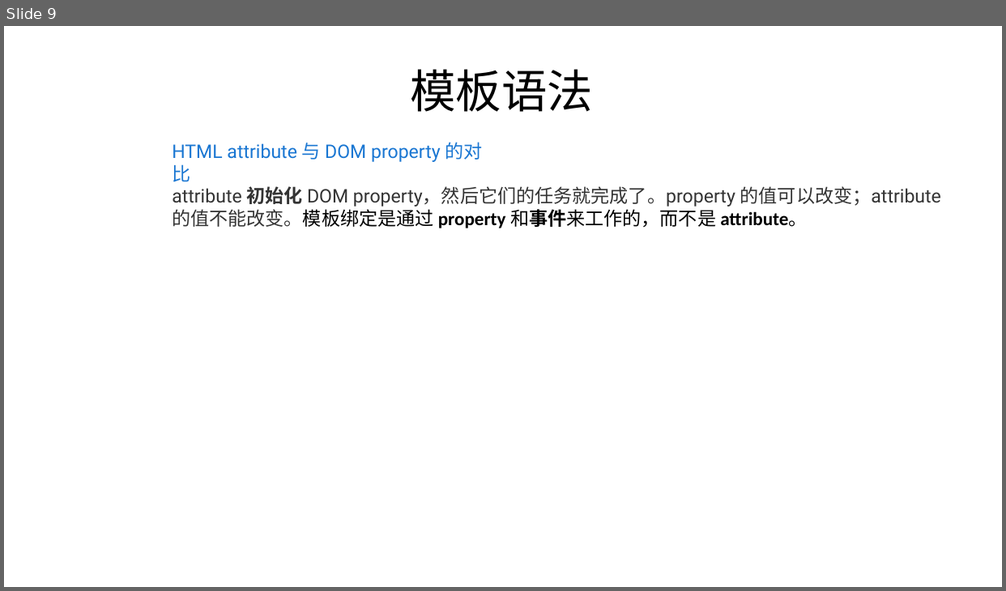
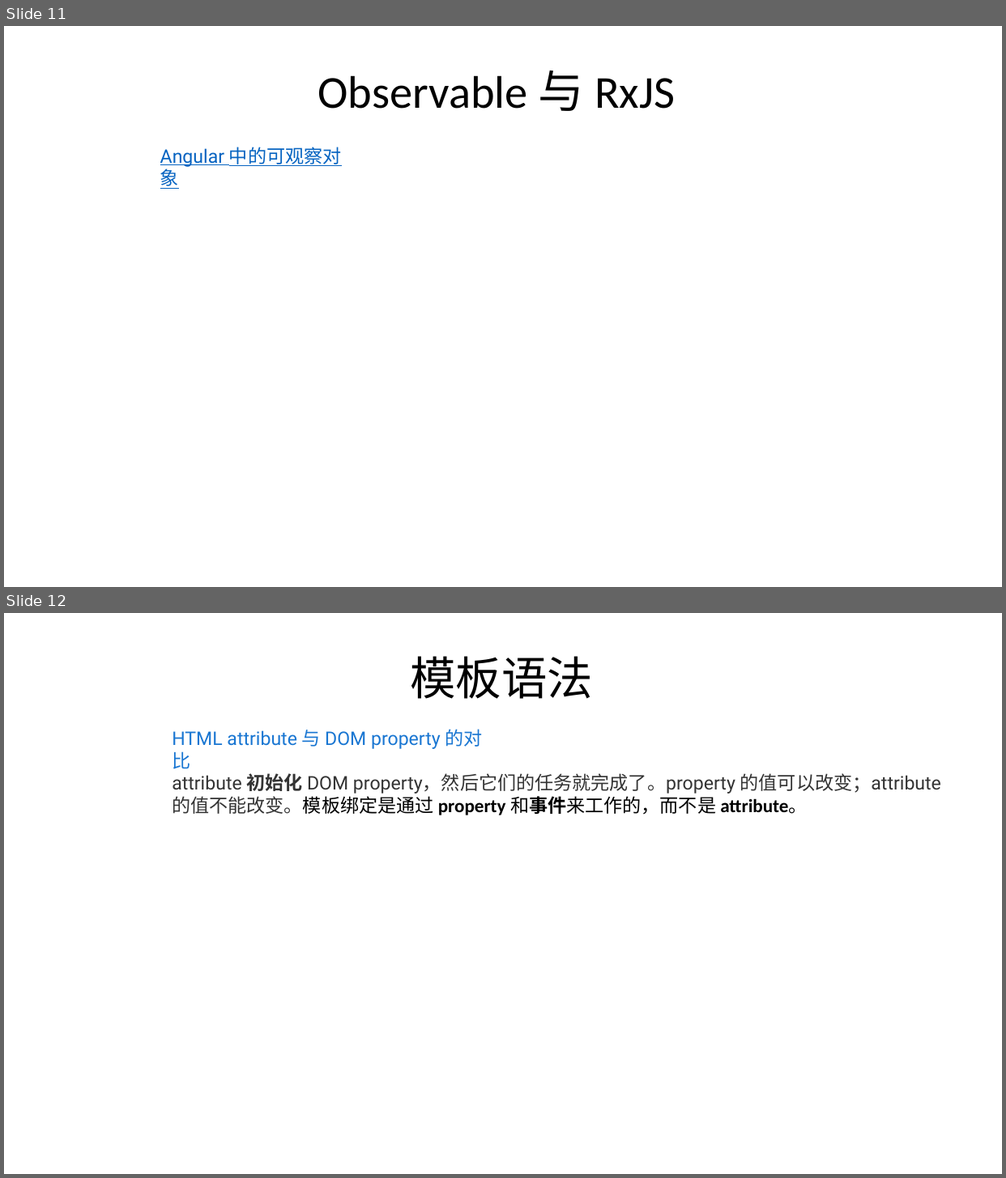
Before and after one commit to FredJiangFei/AngularDemo, a slide deck: Documents/angular.pptx. Shown one above the other, each under a label of ours: slide 9 before the commit, slides 11 and 12 after it. The pictures are 1006x591 and 1006x1178 pixels, drawn with LibreOffice and Linux fonts; fonts in the diff are those of the drawing. Boxes give left, top, right and bottom in pixels: in the first picture for what was removed or moved away, otherwise in the second. Text is boxed around its words. In the diff, an @@ line names an element or a change of style, - is before the commit and + after.

```diff
--- a/Documents/angular.pptx
+++ b/Documents/angular.pptx
@@ slide 11 added at box(4, 26, 1002, 587), background #FFFFFF @@
@@ text added at box(317, 71, 675, 111), 44 pt, text #000000 @@
+  Observable 与 RxJS
@@ text added at box(160, 147, 342, 189), 18 pt, text #0563C1, underline @@
+Angular 中的可观察对象
@@ what was slide 9 is now slide 12 @@
```
Also in this commit, not shown: 2 other slides added, 12 other files.
